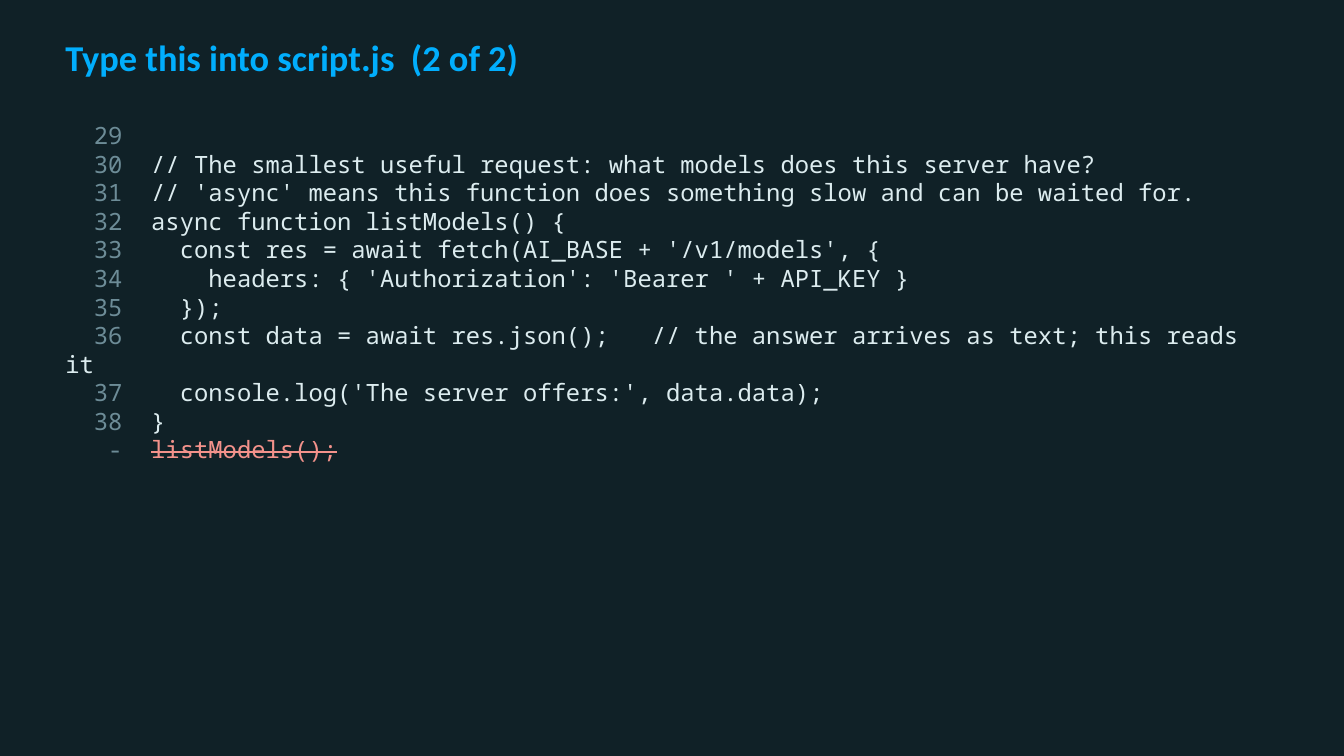
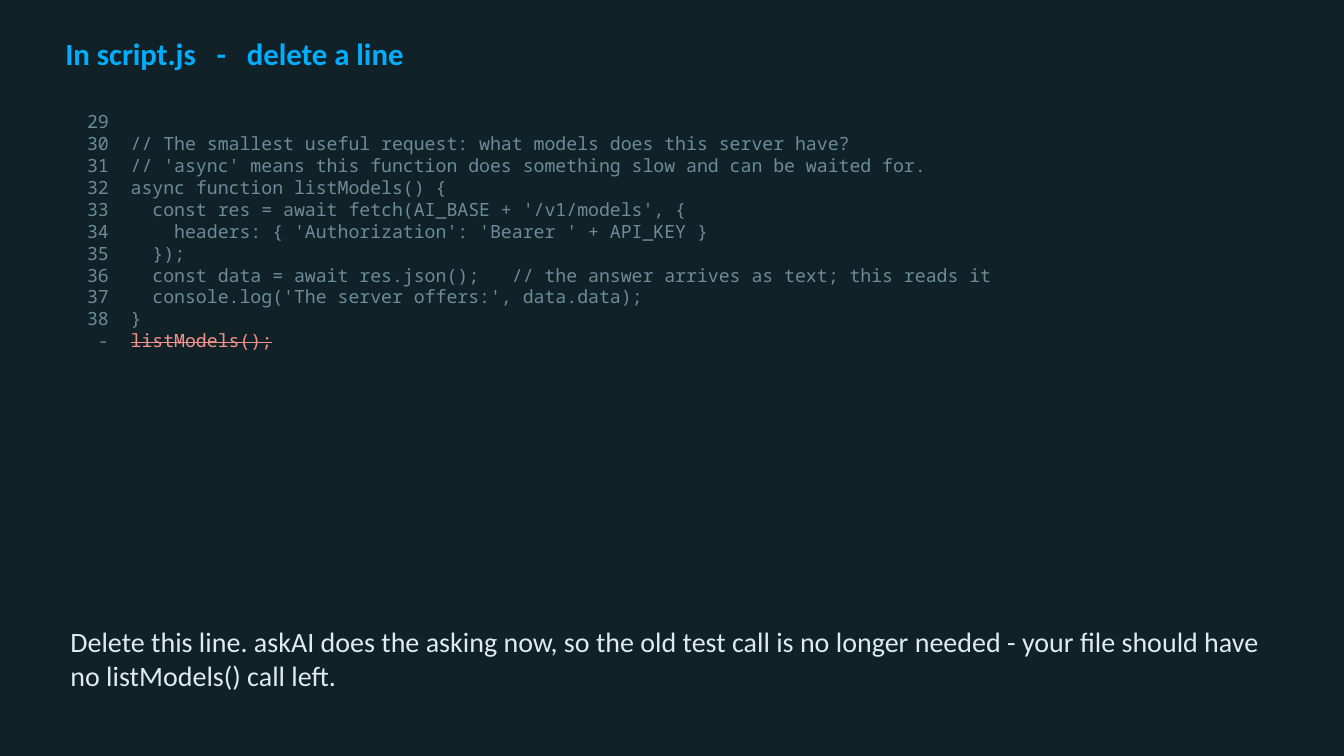
Before and after one commit to utgapps/utgapps.github.io, a slide deck: slide 35 of ai101/slides/week-04.pptx (slide 10 before the commit). Drawn at 1344x756 pixels with LibreOffice and Linux fonts; fonts in the diff are those of the drawing. Boxes give left, top, right and bottom in pixels: in the first picture for what was removed or moved away, otherwise in the second. Text is boxed around its words. In the diff, an @@ line names an element or a change of style, - is before the commit and + after.

```diff
--- a/ai101/slides/week-04.pptx
+++ b/ai101/slides/week-04.pptx
@@ text at [65,43,403,70]: text changed; size 26 to 22 pt @@
-Type this into script.js (2 of 2)
+In script.js - delete a line
@@ text "29": place and size @@
-text "29" at [94,127,1238,462]
+text "29" at [87,115,991,350]
@@ text "29" at [87,115,991,350]: size 17 to 13 pt, text colour #DCECEF to #6D8C97 @@
@@ text added at [70,632,1258,690], 20 pt, text #DCECEF @@
+Delete this line. askAI does the asking now, so the old test call is no longer needed - your file should have no listModels() call left.
```
Also in this commit, not shown: 2 other slides changed, 26 slides added, 1 slide removed, 31 other files.
